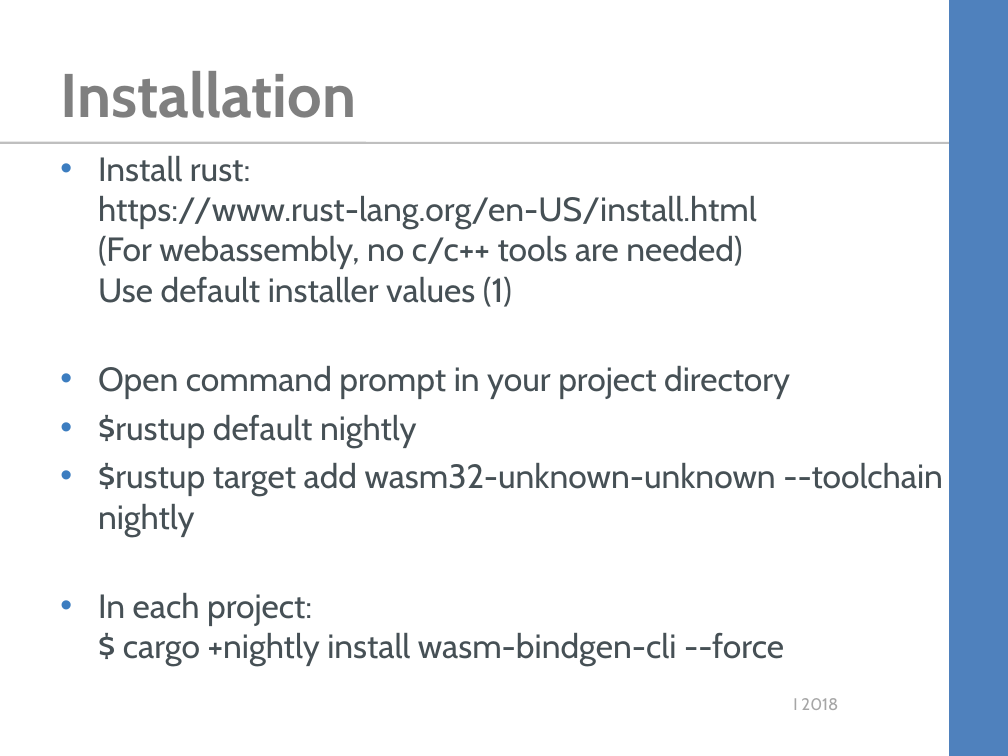
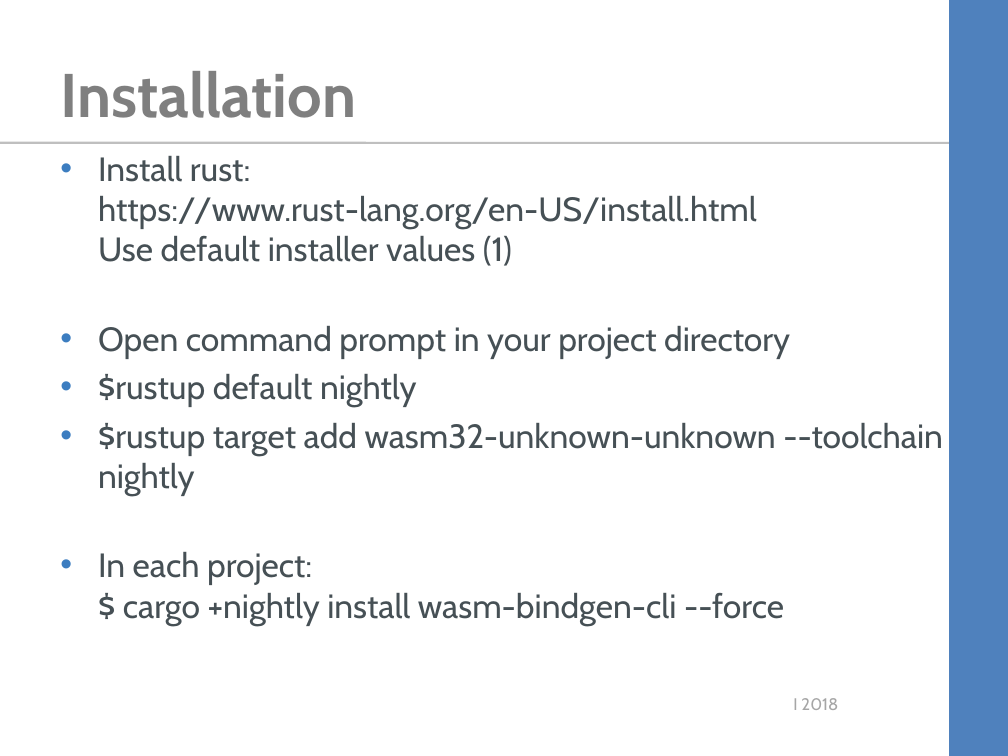
Before and after one commit to kimtuck/WebAssembly, a slide deck: slide 20 of webassembly.ppt. Drawn at 1008x756 pixels with LibreOffice and Linux fonts; fonts in the diff are those of the drawing; background and template pictures are left out. Boxes give left, top, right and bottom in pixels: in the first picture for what was removed or moved away, otherwise in the second. Text is boxed around its words. In the diff, an @@ line names an element or a change of style, - is before the commit and + after.

Commit message:
Most recrent rust, cargo, wasm-bindgen

```diff
--- a/webassembly.ppt
+++ b/webassembly.ppt
@@ text at box(98, 156, 757, 266): text changed @@
-• Install rust:
-  https://www.rust-lang.org/en-US/install.html
-  (For webassembly, no c/c++ tools are needed)
-  Use default installer values (1)
+• Install rust:
+  https://www.rust-lang.org/en-US/install.html
+  Use default installer values (1)
```
Also in this commit, not shown: 18 other files.
